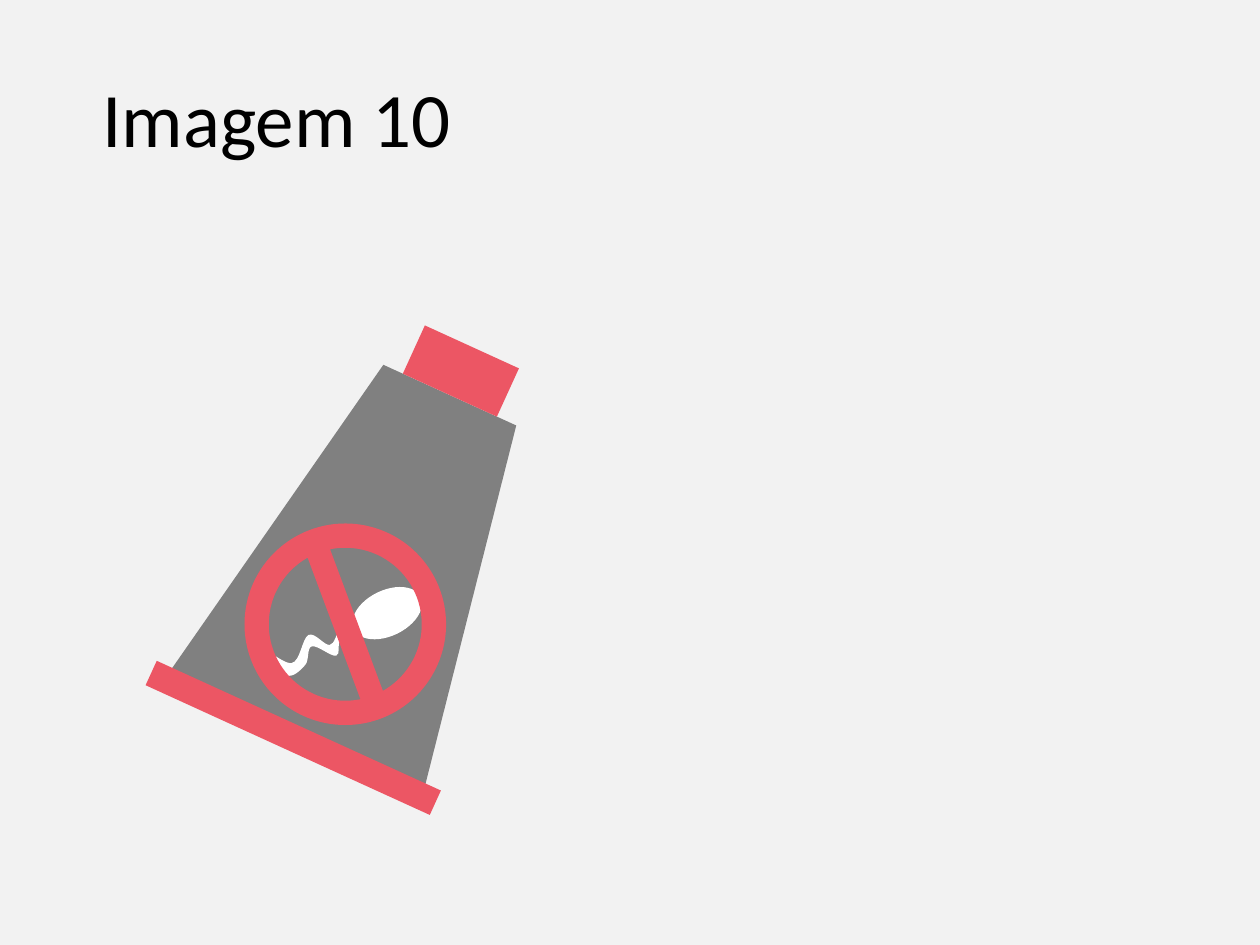
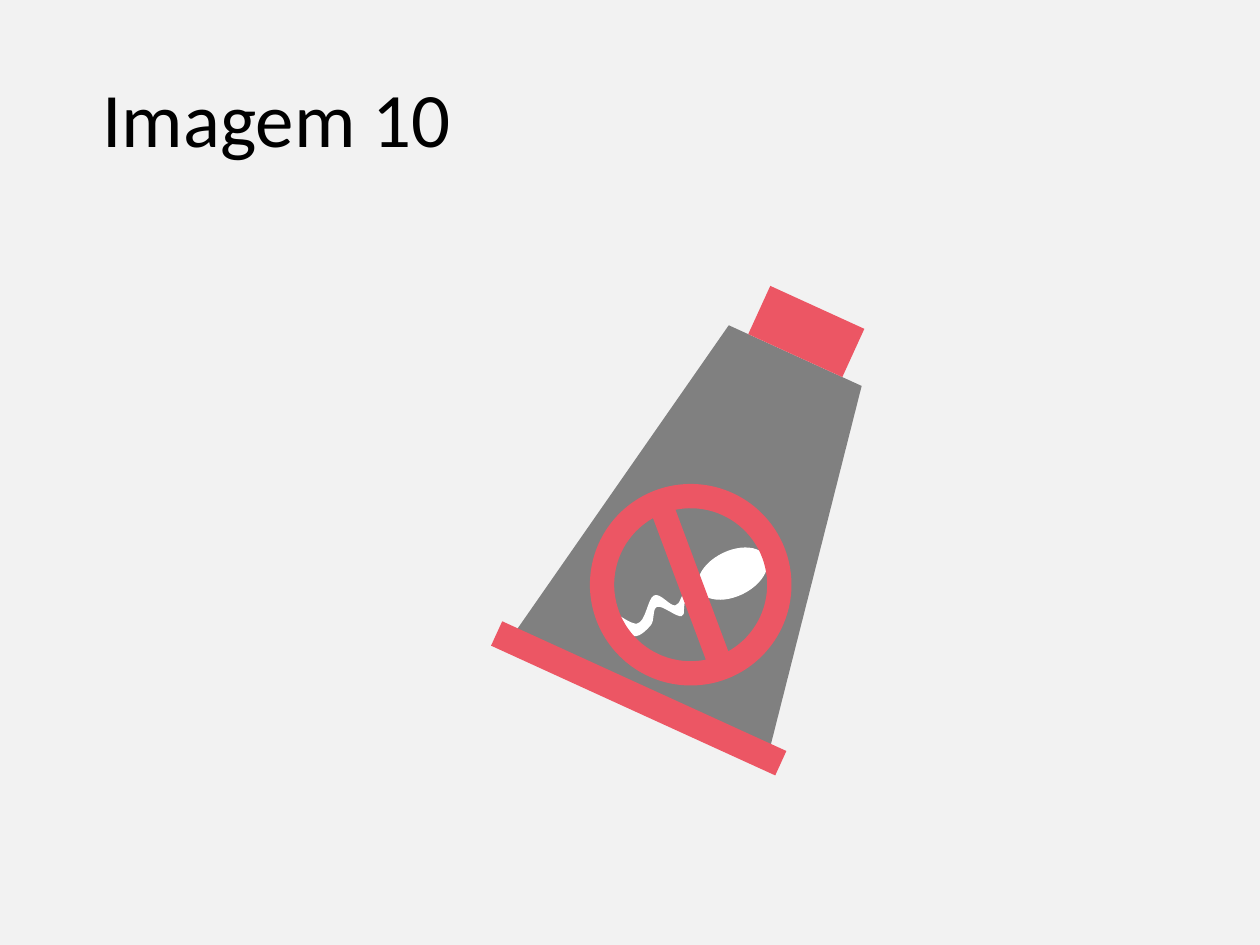
Before and after one commit to gustavogitzel/Discussex, a slide deck: slide 10 of Rascunhos/Imagens PrevContracep.pptx (slide 8 before the commit). Drawn at 1260x945 pixels with LibreOffice and Linux fonts; fonts in the diff are those of the drawing. Boxes give left, top, right and bottom in pixels: in the first picture for what was removed or moved away, otherwise in the second. Text is boxed around its words. In the diff, an @@ line names an element or a change of style, - is before the commit and + after.

```diff
--- a/Rascunhos/Imagens PrevContracep.pptx
+++ b/Rascunhos/Imagens PrevContracep.pptx
@@ 2 rectangles, 1 trapezoid, 1 freeform shape, 1 no-entry sign, 1 ellipse: place and size @@
-2 rectangles, 1 trapezoid, 1 freeform shape, 1 no-entry sign, 1 ellipse at box(146, 325, 578, 815)
+2 rectangles, 1 trapezoid, 1 freeform shape, 1 no-entry sign, 1 ellipse at box(491, 286, 925, 776)
```
Also in this commit, not shown: 14 other slides changed, 4 slides added.
